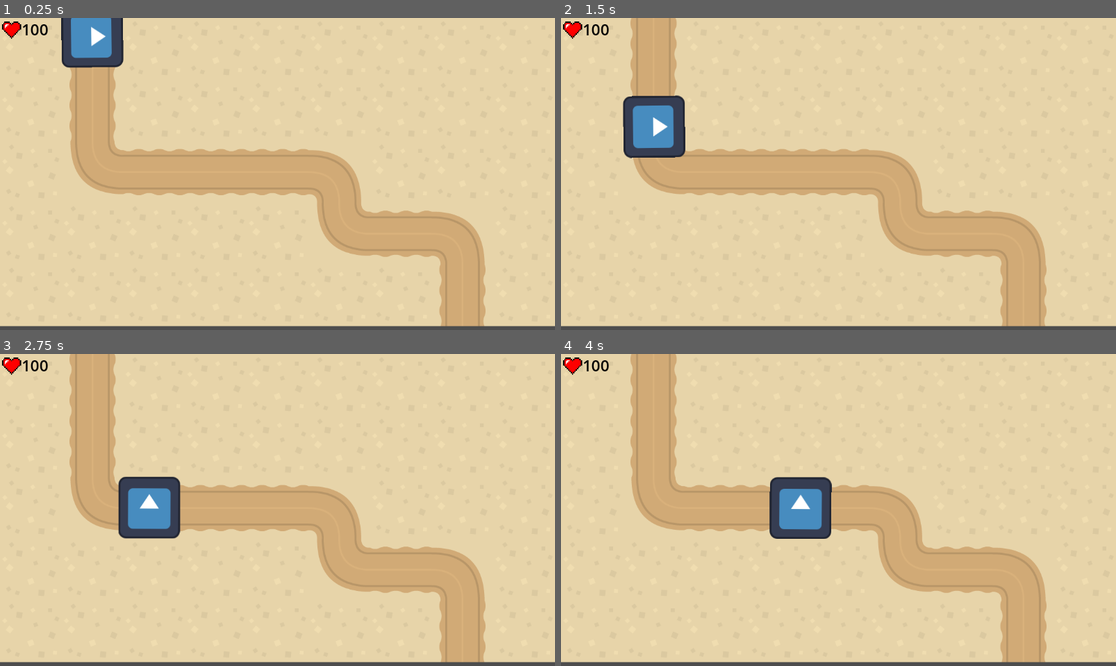
Above: before the commit, frames 1-4 (two rows, left to right).
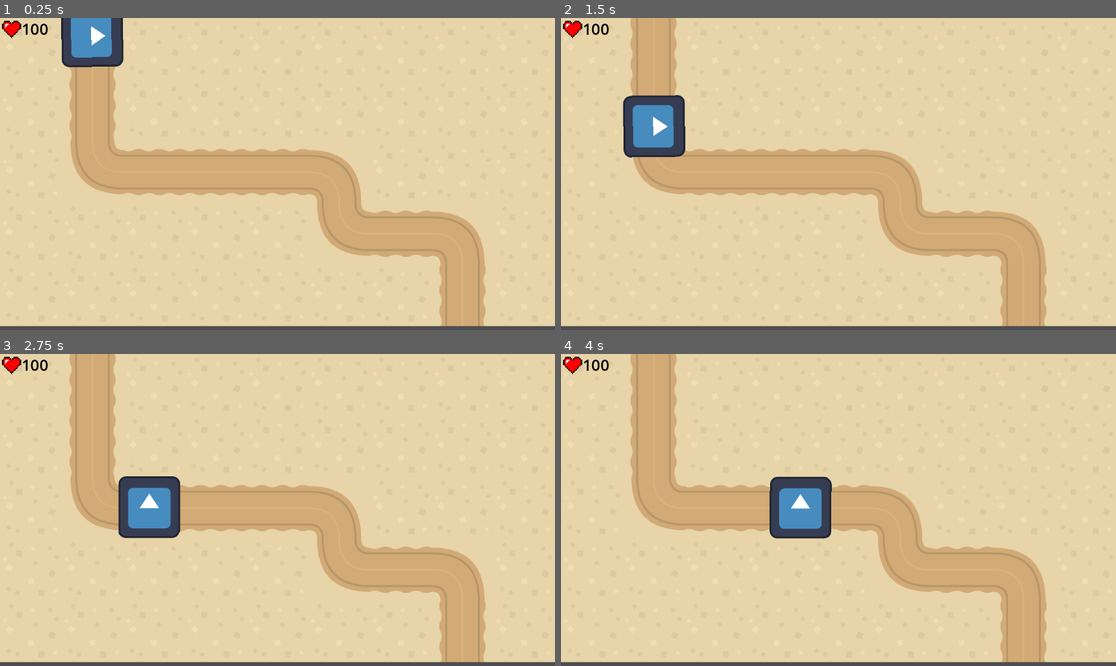
Above: after the commit, the same moments.

Repository: mikolaj050106/FyrstikkTower
Game: Godot game, scene res://Main.tscn
Two runs of this game, one before a commit and one after it. Both use one fixed random seed, a clock stepped at 60 frames per second and the inputs below. The engine's default icon, where the game draws it, is replaced by a stand-in: a white triangle on a blue panel in a dark square.
Inputs:
- Up to frame 1 (0.25 s): no input
- Up to frame 2 (1.5 s): no input
- Up to frame 3 (2.75 s): no input
- Up to frame 4 (4 s): no input

The runs differ from the first frame. In frame 1, 0.2% of the frame differs, in the area x 0-23%, y 0-17%; in frame 2, 0.2%; in frame 3, 0.2%; in frame 4, 0.3%, in the area x 0-49%, y 0-60%.

Commit message:
Fixed a bunch of stuff

Diff:
--- a/Main.tscn
+++ b/Main.tscn
@@ -36,9 +36,12 @@
 point_count = 19
 
 [node name="Main" type="Node2D"]
+position = Vector2(0, -1)
 script = ExtResource("1_3dxm6")
 
 [node name="TileMapLayer" type="TileMapLayer" parent="."]
+texture_filter = 1
+position = Vector2(0, 1)
 tile_map_data = PackedByteArray("AAAAAAAAAQAAAAAAAAAAAAEAAQAAAAAAAAAAAAIAAQAAAAAAAAAAAAMAAQAAAAAAAAAAAAQAAQAAAAAAAAABAA …(640 unchanged characters)…
 tile_set = SubResource("TileSet_fos0i")
 
@@ -51,6 +54,7 @@
 script = ExtResource("2_cm0pq")
 
 [node name="Sprite2D" type="Sprite2D" parent="Path2D/PathFollow2D"]
+texture_filter = 1
 texture = ExtResource("2_r0du0")
 
 [node name="Label" type="Label" parent="."]
@@ -66,3 +70,7 @@
 position = Vector2(24, 25)
 scale = Vector2(0.0366699, 0.0382813)
 texture = ExtResource("4_cm0pq")
+
+[node name="TowerMenu" type="Node2D" parent="."]
+position = Vector2(1091, 32)
+scale = Vector2(-34.3172, 37.4484)
--- /dev/null
+++ b/tower.gd
@@ -0,0 +1,6 @@
+extends Node
+
+
+var attack_speed = 100;
+func _process(delta: float) -> void:
+	pass
--- /dev/null
+++ b/tower.tscn
@@ -0,0 +1,3 @@
+[gd_scene format=3 uid="uid://6ps7fjm0x6hq"]
+
+[node name="Tower" type="Node2D"]
Not shown, added: tower.gd.uid
